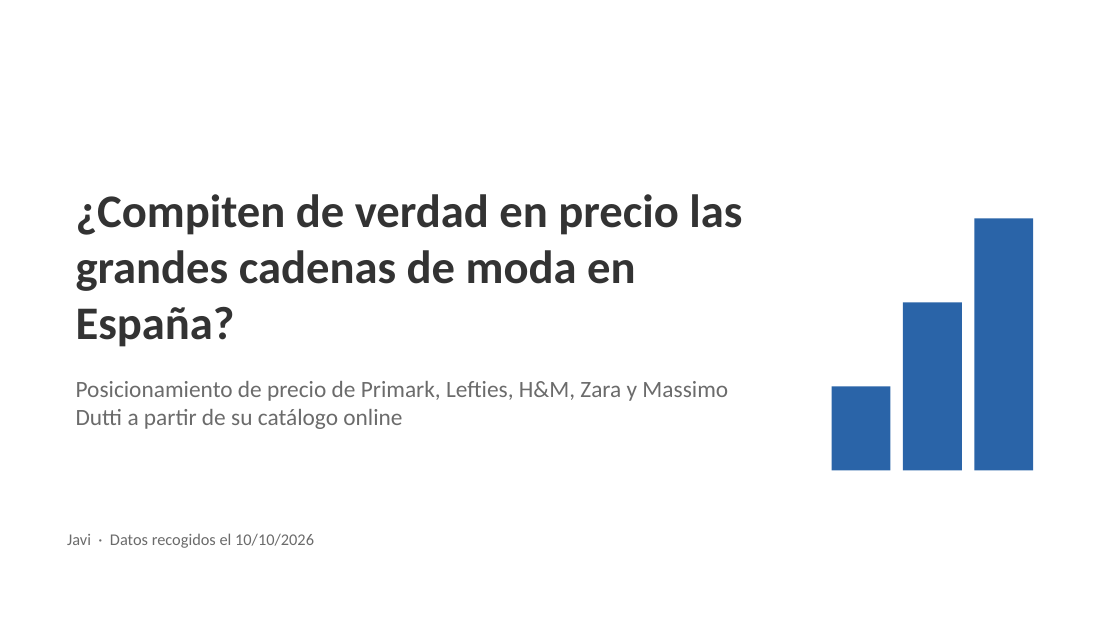
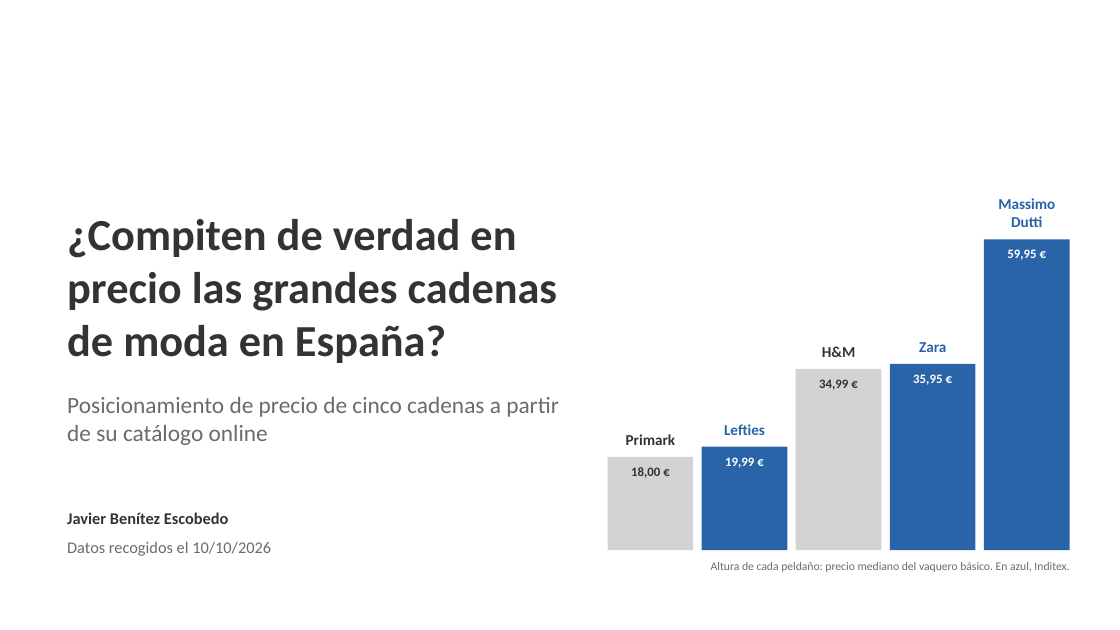
Before and after one commit to degallo/PROYECTOROPA, a slide deck: slide 1 of output/posicionamiento_precio_moda.pptx. Drawn at 1120x630 pixels with LibreOffice and Linux fonts; fonts in the diff are those of the drawing. Boxes give left, top, right and bottom in pixels: in the first picture for what was removed or moved away, otherwise in the second. Text is boxed around its words. In the diff, an @@ line names an element or a change of style, - is before the commit and + after.

```diff
--- a/output/posicionamiento_precio_moda.pptx
+++ b/output/posicionamiento_precio_moda.pptx
@@ title "¿Compiten de verdad en precio ...": place and size @@
-title "¿Compiten de verdad en precio ..." at [76,194,742,347]
+title "¿Compiten de verdad en precio ..." at [67,219,558,363]
@@ title "¿Compiten de verdad en precio ..." at [67,219,558,363]: size 40 to 38 pt @@
@@ text added at [998,198,1055,227], 13 pt, text #2A64A8, bold @@
+Massimo
+Dutti
@@ rectangle: place and size @@
-rectangle at [975,218,1033,471]
+rectangle at [984,239,1070,550]
@@ text added at [1007,249,1036,260], 11 pt, text #FFFFFF, bold @@
+59,95 €
@@ text added at [822,346,855,357], 13 pt, text #333333, bold @@
+H&M
@@ text added at [919,342,946,352], 13 pt, text #2A64A8, bold @@
+Zara
@@ rectangle added at [796,369,881,550], fill #D3D3D3 @@
@@ text added at [819,379,848,390], 11 pt, text #333333, bold @@
+34,99 €
@@ rectangle: place and size @@
-rectangle at [903,302,962,471]
+rectangle at [890,364,975,550]
@@ text added at [913,374,942,385], 11 pt, text #FFFFFF, bold @@
+35,95 €
@@ subtitle at [67,397,559,445]: text changed @@
-Posicionamiento de precio de Primark, Lefties, H&M, Zara y Massimo Dutti a partir de su catálogo online
+Posicionamiento de precio de cinco cadenas a partir de su catálogo online
@@ text added at [626,434,676,445], 13 pt, text #333333, bold @@
+Primark
@@ rectangle added at [702,447,787,550], fill #2A64A8 @@
@@ text added at [724,424,765,435], 13 pt, text #2A64A8, bold @@
+Lefties
@@ rectangle: place and size @@
-rectangle at [832,386,891,471]
+rectangle at [607,457,693,550]
@@ rectangle at [607,457,693,550]: fill #2A64A8 to #D3D3D3 @@
@@ text added at [631,467,660,478], 11 pt, text #333333, bold @@
+18,00 €
@@ text added at [725,457,754,468], 11 pt, text #FFFFFF, bold @@
+19,99 €
@@ text at [67,512,271,556]: text changed @@
-Javi · Datos recogidos el 10/10/2026
+Javier Benítez Escobedo
+Datos recogidos el 10/10/2026
@@ text added at [711,562,1069,572], 10 pt, text #6B6B6B @@
+Altura de cada peldaño: precio mediano del vaquero básico. En azul, Inditex.
```
Also in this commit, not shown: 6 other files.
